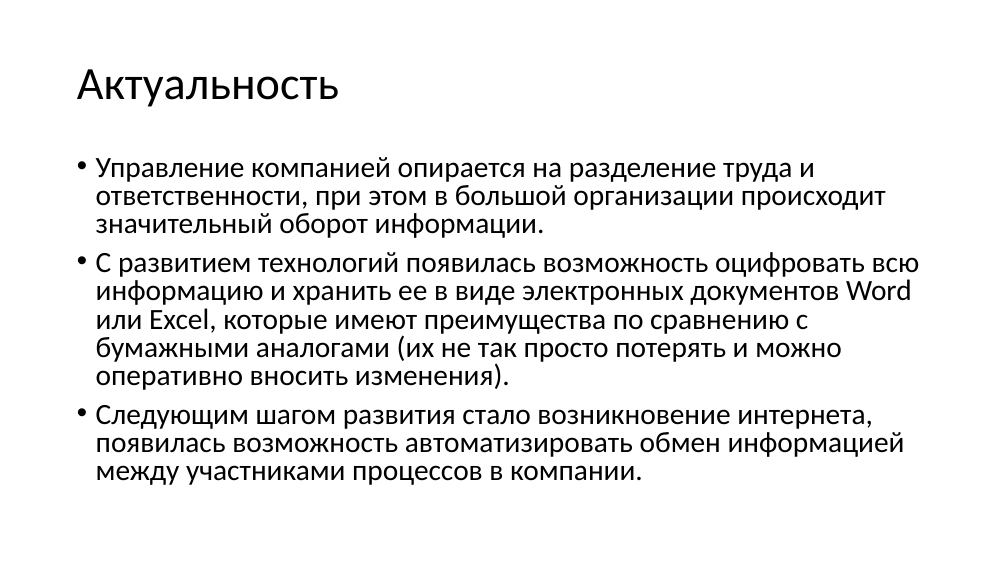
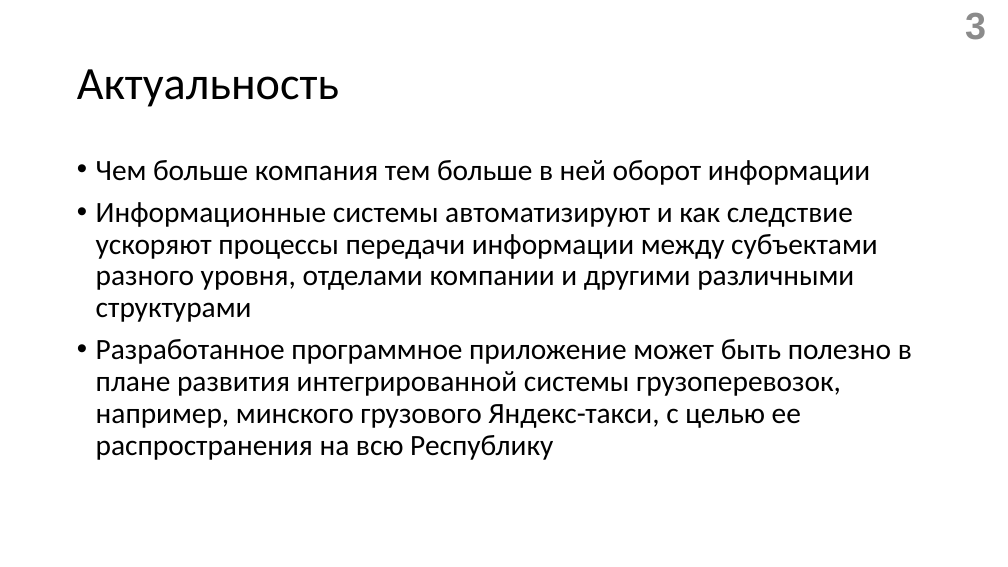
Before and after one commit to gromov-nikita/diplomHUB, a slide deck: slide 3 of diplom v2.0/doc/Презентация.pptx (slide 2 before the commit). Drawn at 1008x567 pixels with LibreOffice and Linux fonts; fonts in the diff are those of the drawing. Boxes give left, top, right and bottom in pixels: in the first picture for what was removed or moved away, otherwise in the second. Text is boxed around its words. In the diff, an @@ line names an element or a change of style, - is before the commit and + after.

```diff
--- a/diplom v2.0/doc/Презентация.pptx
+++ b/diplom v2.0/doc/Презентация.pptx
@@ page number added at (x1=965, y1=12, x2=986, y2=40), 36 pt, text #8C8C8C, bold @@
+3
@@ text at (x1=96, y1=160, x2=912, y2=460): text changed @@
-• Управление компанией опирается на разделение труда и ответственности, при этом в большой организации происходит значительный оборот информации.
-• С развитием технологий появилась возможность оцифровать всю информацию и хранить ее в виде электронных документов Word или Excel, которые имеют преимущества по сравнению с бумажными аналогами (их не так просто потерять и можно оперативно вносить изменения).
-• Следующим шагом развития стало возникновение интернета, появилась возможность автоматизировать обмен информацией между участниками процессов в компании.
+• Чем больше компания тем больше в ней оборот информации
+• Информационные системы автоматизируют и как следствие ускоряют процессы передачи информации между субъектами разного уровня, отделами компании и другими различными структурами
+• Разработанное программное приложение может быть полезно в плане развития интегрированной системы грузоперевозок, например, минского грузового Яндекс-такси, с целью ее распространения на всю Республику
```
Also in this commit, not shown: 19 other slides changed, 1 other file.
